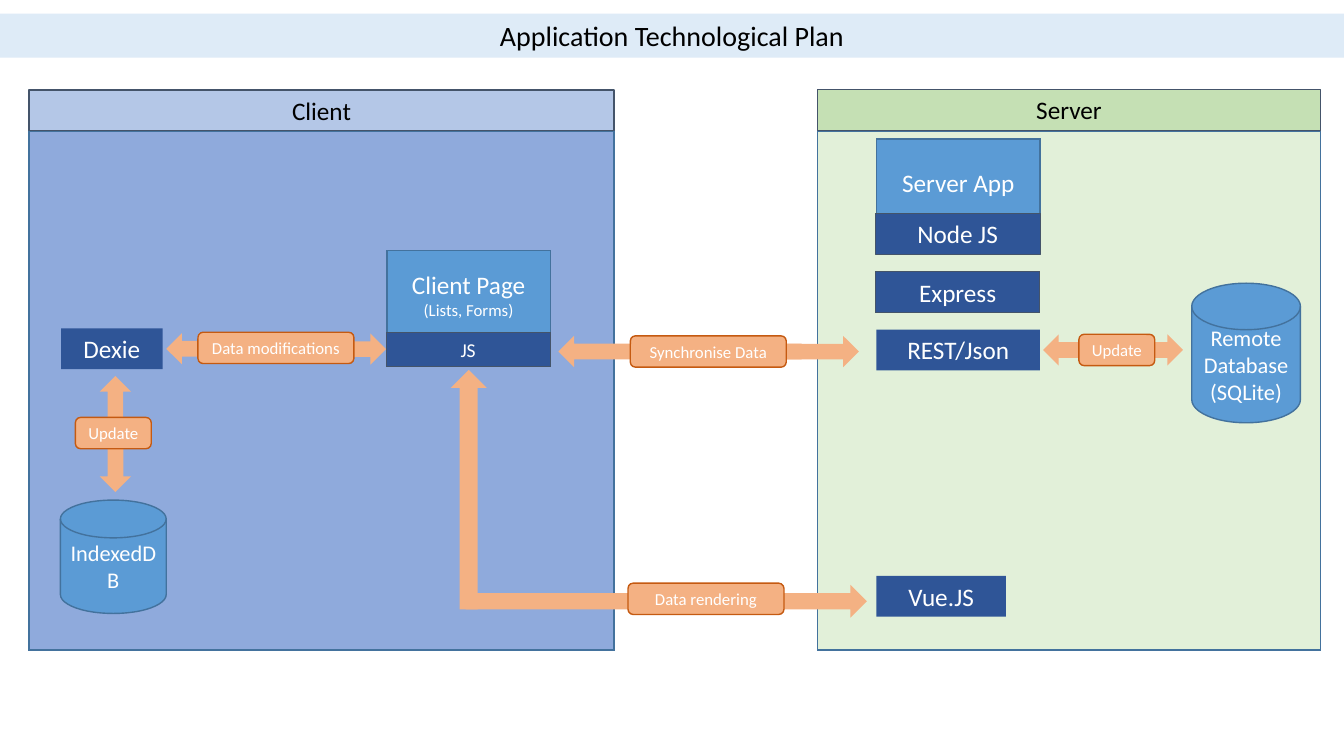
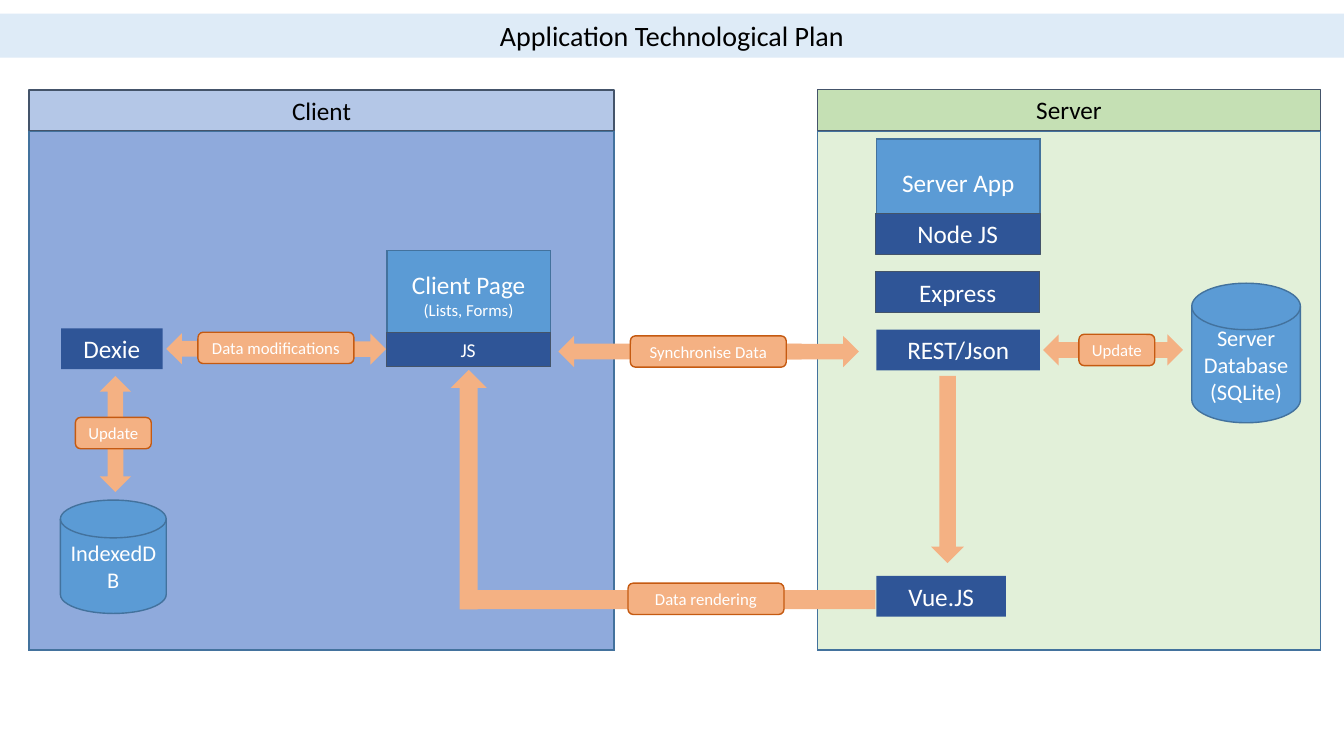
Before and after one commit to so-technology-watch/html5-indexeddb-nodejs, a slide deck: slide 1 of ressources/TechnologicalPlan.pptx. Drawn at 1344x756 pixels with LibreOffice and Linux fonts; fonts in the diff are those of the drawing. Boxes give left, top, right and bottom in pixels: in the first picture for what was removed or moved away, otherwise in the second. Text is boxed around its words. In the diff, an @@ line names an element or a change of style, - is before the commit and + after.

```diff
--- a/ressources/TechnologicalPlan.pptx
+++ b/ressources/TechnologicalPlan.pptx
@@ text in cylinder at bbox=[1217, 327, 1275, 346]: text changed @@
-Remote
+Server
@@ right arrow at bbox=[931, 376, 964, 563]: rotation 0 to 90 degrees @@
@@ rectangle added at bbox=[461, 591, 876, 610], fill #F4B183 @@
```
Also in this commit, not shown: 1 other file.
